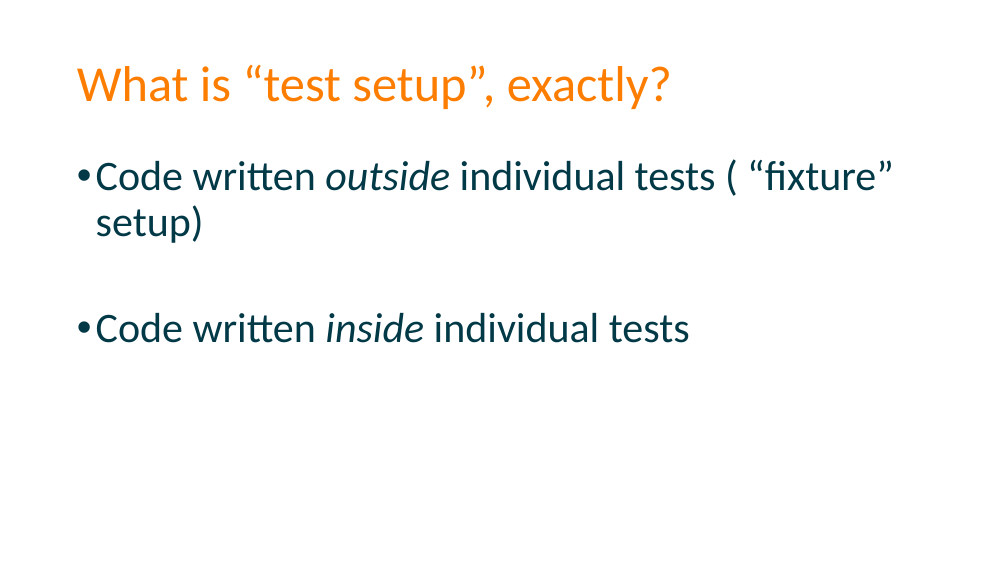
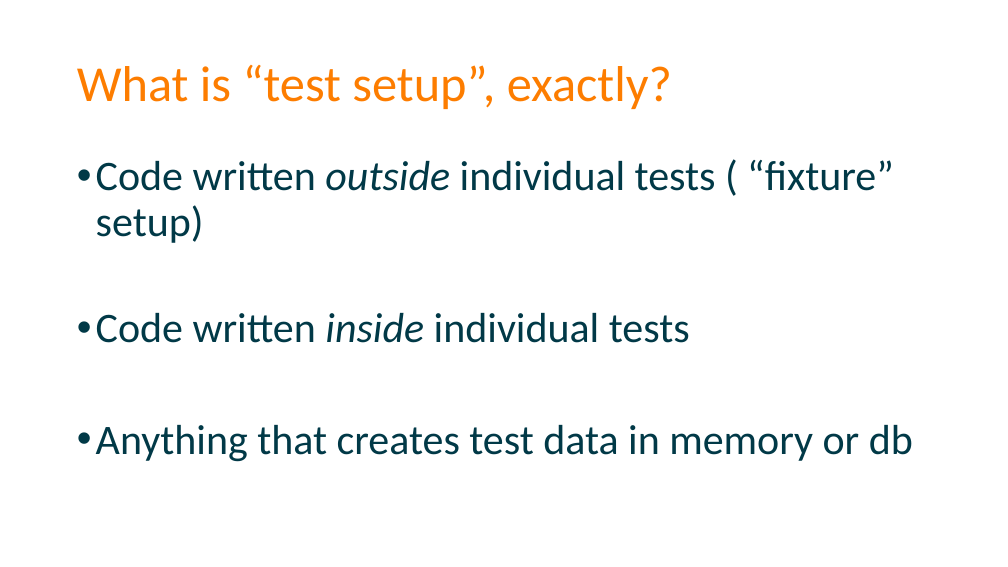
Before and after one commit to spetryjohnson/Talk-Patterns_of_Effective_Test_Setup, a slide deck: slide 11 of POETS - CodeMash 2017.pptx. Drawn at 1008x567 pixels with LibreOffice and Linux fonts; fonts in the diff are those of the drawing. Boxes give left, top, right and bottom in pixels: in the first picture for what was removed or moved away, otherwise in the second. Text is boxed around its words. In the diff, an @@ line names an element or a change of style, - is before the commit and + after.

```diff
--- a/POETS - CodeMash 2017.pptx
+++ b/POETS - CodeMash 2017.pptx
@@ text at <box>96,425,913,462</box>: paragraph added @@
+• Anything that creates test data in memory or db
```
Also in this commit, not shown: 8 other slides changed, 7 slides added, 6 slides removed, 2 other files.
